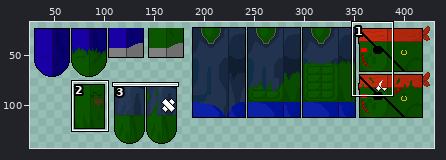
File history of a sprite sheet, Assets/GameContent/Assets/mvz2/spritesheets/entity/enemy/HeavyGutant.png. The picture above shows the old version from afar; the outline marks the close-up.
Close-up. As it was:
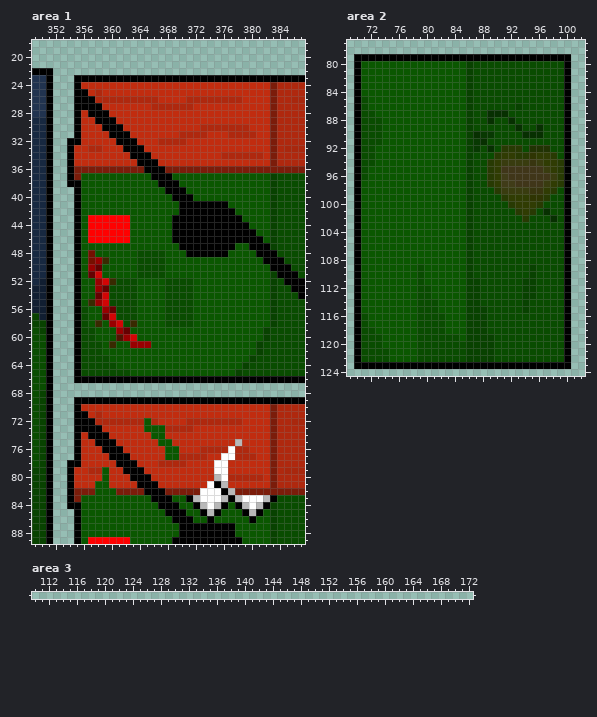
The file is 500x150 pixels. Colours within 5 levels of each other are drawn and written as one. Shown: area 1: x 349..387, y 18..89; area 2: x 69..102, y 77..124; area 3: x 110..172, y 79..79. The wide view leaves out empty margins.
Once edited:
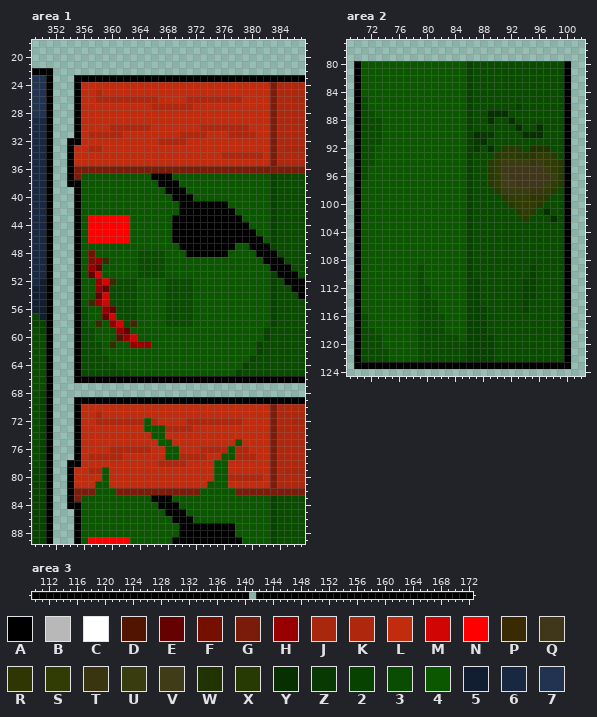
Palette (. is transparent): A #000000  B #b8b8b8  C #ffffff  D #511401  E #650101  F #750f00  G #7b1c0a  H #980000  J #a9270d  K #af280e  L #c12c0f  M #d20505  N #ff0000  P #392a01  Q #403619  R #2f3503  S #303c03  T #38350f  U #393c0f  V #403c18  W #213303  X #283a03  Y #073001  Z #083902  2 #084200  3 #094c00  4 #0a5700  5 #111e31  6 #172840  7 #21334f
The edit:
{"where": "area 1"}
{"y":25,"x":356,"old":"A","new":"L"}
{"y":26,"x":356,"old":"AA","new":"LL"}
{"y":27,"x":356,"old":"AAA","new":"LLL"}
{"y":28,"x":357,"old":"AAA","new":"LLL"}
{"y":29,"x":358,"old":"AAA","new":"LLL"}
{"y":30,"x":359,"old":"AAALLLL","new":"LKKKKKK"}
{"y":31,"x":357,"old":"LLLAAA","new":"KKKKKL"}
{"y":32,"x":361,"old":"AAA","new":"LLL"}
{"y":33,"x":362,"old":"AAA","new":"LLL"}
{"y":34,"x":363,"old":"AAA","new":"LLL"}
{"y":35,"x":364,"old":"AAA","new":"LLL"}
{"y":36,"x":365,"old":"AAA","new":"GGG"}
{"y":71,"x":356,"old":"A","new":"L"}
{"y":72,"x":356,"old":"AA","new":"LL"}
{"y":73,"x":356,"old":"AAA","new":"LLL"}
{"y":74,"x":357,"old":"AAA","new":"LLL"}
{"y":75,"x":358,"old":"AAA","new":"LLL"}
{"y":75,"x":378,"old":"B","new":"4"}
{"y":76,"x":359,"old":"AAALLLL","new":"LKKKKKK"}
{"y":76,"x":377,"old":"C","new":"4"}
{"y":77,"x":357,"old":"LLLAAA","new":"KKKKKL"}
{"y":77,"x":376,"old":"CC","new":"44"}
{"y":78,"x":361,"old":"AAA","new":"LLL"}
{"y":78,"x":375,"old":"CC","new":"44"}
{"y":79,"x":362,"old":"AAA","new":"LLL"}
{"y":79,"x":375,"old":"CC","new":"44"}
{"y":80,"x":363,"old":"AAA","new":"LLL"}
{"y":80,"x":375,"old":"BC","new":"44"}
{"y":81,"x":364,"old":"AAA","new":"LLL"}
{"y":81,"x":374,"old":"CAB","new":"444"}
{"y":82,"x":365,"old":"AAA","new":"GGG"}
{"y":82,"x":373,"old":"CCCAB","new":"44444"}
{"y":83,"x":371,"old":"ABCCCBABCCCBA","new":"4444444444442"}
{"y":84,"x":372,"old":"ABCBA","new":"44444"}
{"y":84,"x":378,"old":"ABCBA","new":"44444"}
{"y":85,"x":373,"old":"ABA","new":"444"}
{"y":85,"x":379,"old":"ABA","new":"444"}
{"y":86,"x":374,"old":"A","new":"4"}
{"y":86,"x":380,"old":"A","new":"4"}
{"where": "area 2"}
{"y":79,"x":70,"old":"AAAAAAAAAAAAAAAAAAAAAAAAAAAAAAA","new":"..............................."}
{"where": "area 3"}
{"y":79,"x":110,"old":"...............................","new":"AAAAAAAAAAAAAAAAAAAAAAAAAAAAAAA"}
{"y":79,"x":142,"old":"...............................","new":"AAAAAAAAAAAAAAAAAAAAAAAAAAAAAAA"}
{"label":"changed","picture_box":[81,89,165,173]}
{"label":"changed","picture_box":[81,411,277,523]}
{"label":"erased","picture_box":[354,54,571,61]}
{"label":"added","picture_box":[32,592,473,599]}
